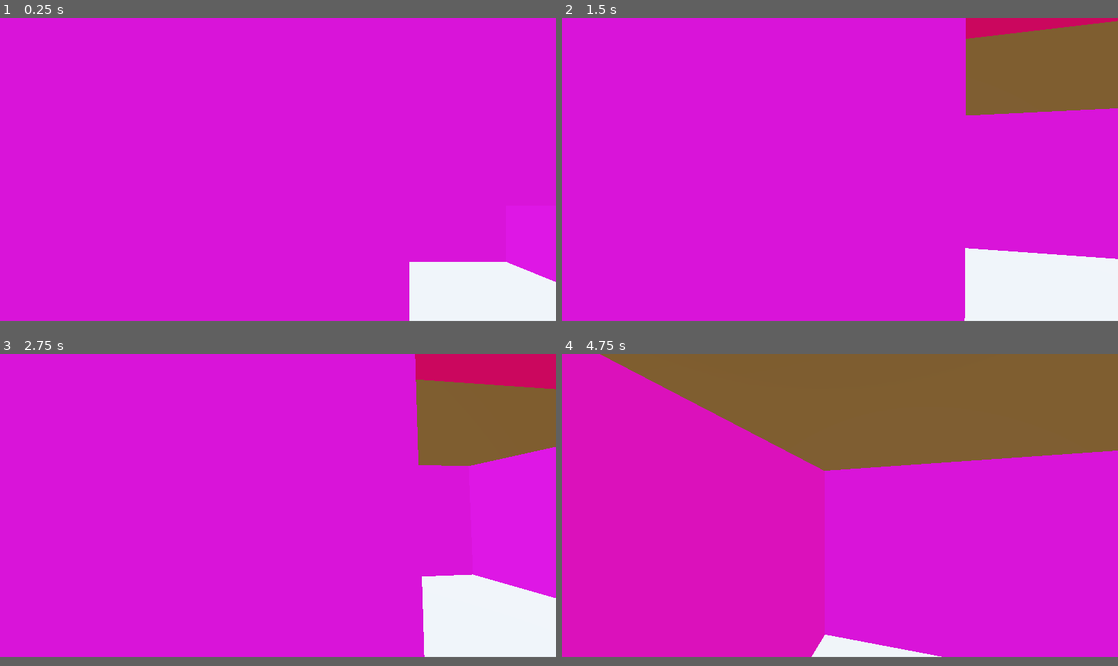
Above: before the commit, frames 1-4 (two rows, left to right).
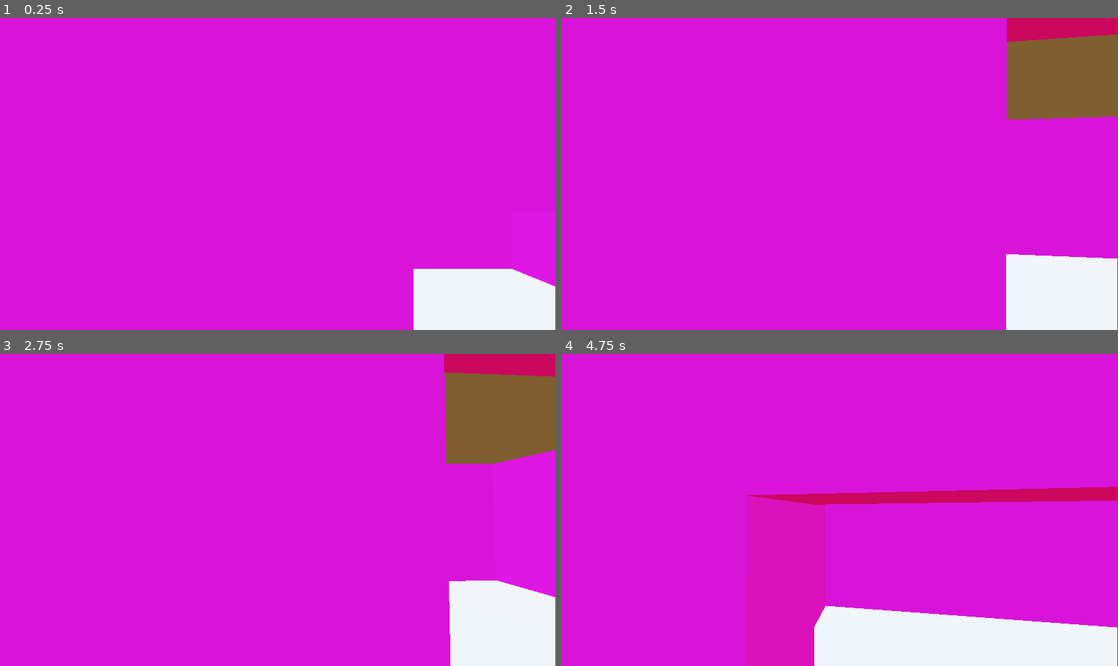
Above: after the commit, the same moments.

Repository: Zeki93/NGJ2025_ToDoList
Game: Godot game, scene res://Scenes/Main/main.tscn
Same seed, same stepped clock (60 frames per second), same inputs: the game is played once before the commit and once after it.
Inputs (mouse positions are in pixels of both pictures, inside the frame that each line leads up to):
- Up to frame 1 (0.25 s): no input
- Up to frame 2 (1.5 s): move the mouse to (867, 167) at 0.52 s; hold Ctrl (crouch) 0.53-1.28 s; hold Up (forward) from 0.53 s (still down); click (867, 167) at 0.67 s; tap Space (jump) at 0.77 s; move the mouse to (812, 170) at 1.27 s; tap Ctrl (crouch) at 1.35 s; click (812, 170) at 1.42 s
- Up to frame 3 (2.75 s): keep holding Up (forward); tap Space (jump) at 1.52 s; move the mouse to (289, 500) at 2.02 s; hold Ctrl (crouch) from 2.03 s (still down); click (289, 500) at 2.17 s
- Up to frame 4 (4.75 s): keep holding Up (forward); tap Enter at 2.75 s; move the mouse to (834, 510) at 2.77 s; release Ctrl (crouch) at 2.78 s; tap Ctrl (crouch) at 2.85, 4.35 s; click (834, 510) at 2.92 s; tap Space (jump) at 3.02, 3.77, 4.52 s; move the mouse to (878, 510) at 3.52 s; hold Ctrl (crouch) 3.53-4.28 s; click (878, 510) at 3.67 s; move the mouse to (795, 500) at 4.27 s; click (795, 500) at 4.42 s
In our replay, the window is 800x436 before the commit and 799x449 after it. These sizes can differ from the game's own. Grey fills any space a smaller window leaves; there, only what the larger window draws over its background counts as a difference.

The runs differ from the first frame. In frame 1, 1.4% of the frame differs, in the area x 73-100%, y 78-100%; in frame 2, 5.8%; in frame 3, 4.7%; in frame 4, 67%, in the area x 0-100%, y 0-100%.

Commit message:
Add task and beginning of raycast

Diff:
--- a/ngj2025_todolist/Components/Player/player.gd
+++ b/ngj2025_todolist/Components/Player/player.gd
@@ -24,6 +24,7 @@
 
 	move_and_slide()
 
+
 func _on_failed_event():
 	playerController.exitPuzzle();
 	pass # Replace with function body.
--- a/ngj2025_todolist/Components/Player/player.tscn
+++ b/ngj2025_todolist/Components/Player/player.tscn
@@ -1,7 +1,8 @@
-[gd_scene load_steps=4 format=3 uid="uid://dtox4xiwhrksa"]
+[gd_scene load_steps=5 format=3 uid="uid://dtox4xiwhrksa"]
 
 [ext_resource type="Script" uid="uid://f0nm88xrta1f" path="res://Components/Player/player.gd" id="1_a3d8c"]
 [ext_resource type="Script" uid="uid://bh54i8dw1hltd" path="res://Components/Player/playerController.gd" id="1_uvnfx"]
+[ext_resource type="Script" uid="uid://dahvgjgmyn8gx" path="res://Components/Player/ray_cast_3d.gd" id="3_m62op"]
 
 [sub_resource type="CapsuleShape3D" id="CapsuleShape3D_tugb3"]
 
@@ -21,3 +22,6 @@
 
 [node name="Camera3D" type="Camera3D" parent="Head/Eyes"]
 transform = Transform3D(1, 0, 0, 0, 1, 0, 0, 0, 1, 0, -0.34, 0)
+
+[node name="RayCast3D" type="RayCast3D" parent="Head/Eyes/Camera3D"]
+script = ExtResource("3_m62op")
--- /dev/null
+++ b/ngj2025_todolist/Components/Player/ray_cast_3d.gd
@@ -0,0 +1,35 @@
+extends RayCast3D
+
+const RAY_LENGTH = 1000.0
+
+func _ready():
+	#self.set_collision_mask_value(1, false)
+	#self.set_collision_mask_value(2, true)
+	self.collision_mask = 1 | 2
+	print(self.get_collision_mask_value(1))
+	print(self.get_collision_mask_value(2))
+	pass
+
+func _physics_process(delta: float):
+	var space_state = get_world_3d().direct_space_state
+	var camera3d = $".."
+	var mousepos = get_viewport().get_mouse_position()
+	var from = camera3d.project_ray_origin(mousepos)
+	var to = from + camera3d.project_ray_normal(mousepos) * RAY_LENGTH
+
+	self.target_position = to
+
+	print(self.is_colliding())
+	if(self.is_colliding()):
+		print(self.get_collider().collision_mask)
+		if(self.get_collider().collision_mask == 2 or self.get_collider().collision_mask == 3):
+			print("hit")
+	pass
+
+
+func _input(event):
+	if event is InputEventMouseButton and event.pressed and event.button_index == 1:
+		var camera3d = $".."
+		var from = camera3d.project_ray_origin(event.position)
+		var to = from + camera3d.project_ray_normal(event.position) * RAY_LENGTH
+		print(to)
--- /dev/null
+++ b/ngj2025_todolist/Components/Task/Task.tscn
@@ -0,0 +1,25 @@
+[gd_scene load_steps=5 format=3 uid="uid://byiuluoiyl0fp"]
+
+[ext_resource type="Script" uid="uid://il2mj2e7ekms" path="res://Components/Task/task.gd" id="1_pga75"]
+
+[sub_resource type="StandardMaterial3D" id="StandardMaterial3D_pr8ft"]
+albedo_color = Color(1, 1, 0.0901961, 1)
+
+[sub_resource type="BoxMesh" id="BoxMesh_pga75"]
+
+[sub_resource type="BoxShape3D" id="BoxShape3D_ifc70"]
+
+[node name="Node3D" type="Node3D"]
+script = ExtResource("1_pga75")
+
+[node name="StaticBody3D" type="StaticBody3D" parent="."]
+collision_layer = 2
+
+[node name="MeshInstance3D" type="MeshInstance3D" parent="StaticBody3D"]
+material_override = SubResource("StandardMaterial3D_pr8ft")
+mesh = SubResource("BoxMesh_pga75")
+
+[node name="CollisionShape3D" type="CollisionShape3D" parent="StaticBody3D"]
+shape = SubResource("BoxShape3D_ifc70")
+
+[connection signal="mouse_entered" from="StaticBody3D" to="." method="_on_static_body_3d_mouse_entered"]
--- /dev/null
+++ b/ngj2025_todolist/Components/Task/task.gd
@@ -0,0 +1,4 @@
+extends Node3D
+
+@export var cost = 0
+@export var taskName = ""
--- /dev/null
+++ b/ngj2025_todolist/Globals/global_config.gd
@@ -0,0 +1 @@
+extends Node
--- a/ngj2025_todolist/Scenes/Main/main.tscn
+++ b/ngj2025_todolist/Scenes/Main/main.tscn
@@ -1,7 +1,8 @@
-[gd_scene load_steps=7 format=3 uid="uid://uprh1dv4mhsj"]
+[gd_scene load_steps=8 format=3 uid="uid://uprh1dv4mhsj"]
 
 [ext_resource type="PackedScene" uid="uid://fspikrmy6ish" path="res://Scenes/Level/House/wall.tscn" id="1_1r6ip"]
 [ext_resource type="PackedScene" uid="uid://behmq4ilq0dq6" path="res://Scenes/Level/House/floor.tscn" id="1_lixft"]
+[ext_resource type="PackedScene" uid="uid://byiuluoiyl0fp" path="res://Components/Task/Task.tscn" id="3_5yls4"]
 [ext_resource type="PackedScene" uid="uid://dtox4xiwhrksa" path="res://Components/Player/player.tscn" id="3_qw60k"]
 
 [sub_resource type="ProceduralSkyMaterial" id="ProceduralSkyMaterial_qw60k"]
@@ -103,6 +104,9 @@
 [node name="Wall17" parent="House/Groundfloor/Doorframes" instance=ExtResource("1_1r6ip")]
 transform = Transform3D(-2.62268e-07, 0, 0.5, 0, 1, 0, -6, 0, -2.18557e-08, 2, 3.5, 5)
 
+[node name="Task1" parent="House/Groundfloor" instance=ExtResource("3_5yls4")]
+transform = Transform3D(1, 0, 0, 0, 1, 0, 0, 0, 1, -6, 1, 2)
+
 [node name="Firstfloor" type="Node3D" parent="House"]
 
 [node name="DirectionalLight3D" type="DirectionalLight3D" parent="House/Firstfloor"]
--- a/ngj2025_todolist/project.godot
+++ b/ngj2025_todolist/project.godot
@@ -17,11 +17,7 @@
 [autoload]
 
 SignalBus="*res://Globals/signal_bus.gd"
-[display]
-
-window/size/viewport_width=1980
-window/size/viewport_height=1080
-window/size/mode=3
+GlobalConfig="*res://Globals/global_config.gd"
 
 [input]
 
@@ -59,3 +55,8 @@
 "events": [Object(InputEventKey,"resource_local_to_scene":false,"resource_name":"","device":-1,"window_id":0,"alt_press …(195 unchanged characters)…
 ]
 }
+
+[layer_names]
+
+3d_physics/layer_1="default"
+3d_physics/layer_2="task"
Not shown, added: ngj2025_todolist/Components/Player/ray_cast_3d.gd.uid
Not shown, added: ngj2025_todolist/Components/Task/task.gd.uid
Not shown, added: ngj2025_todolist/Globals/global_config.gd.uid
